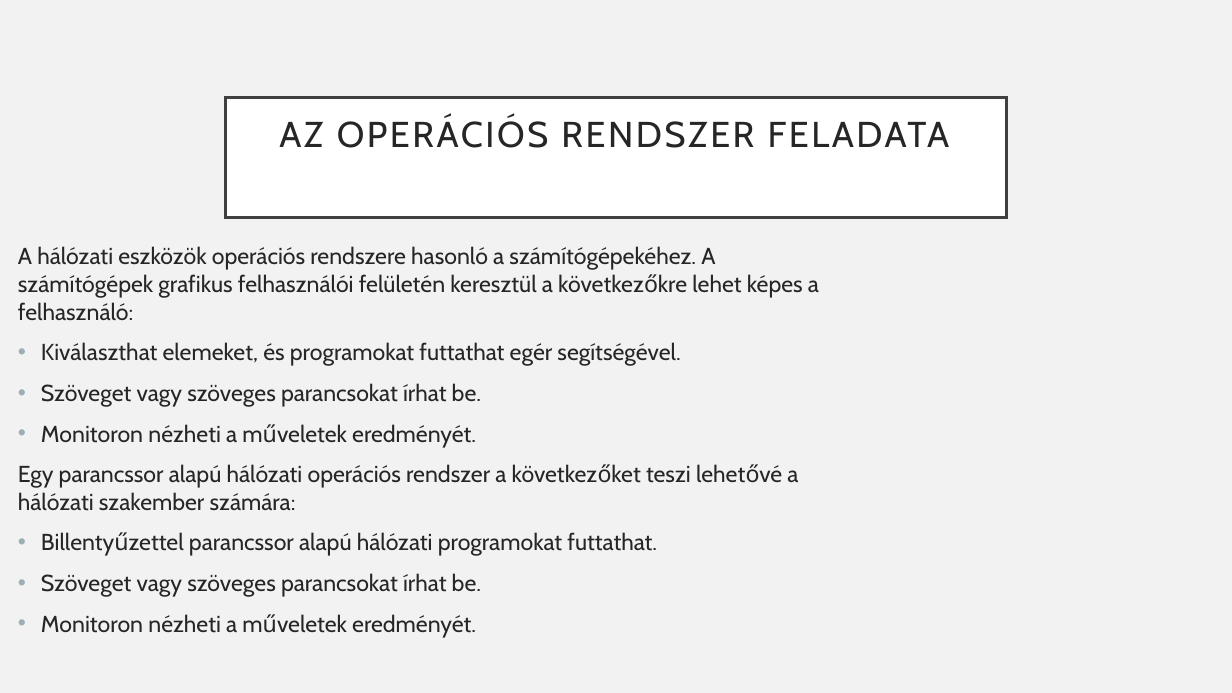
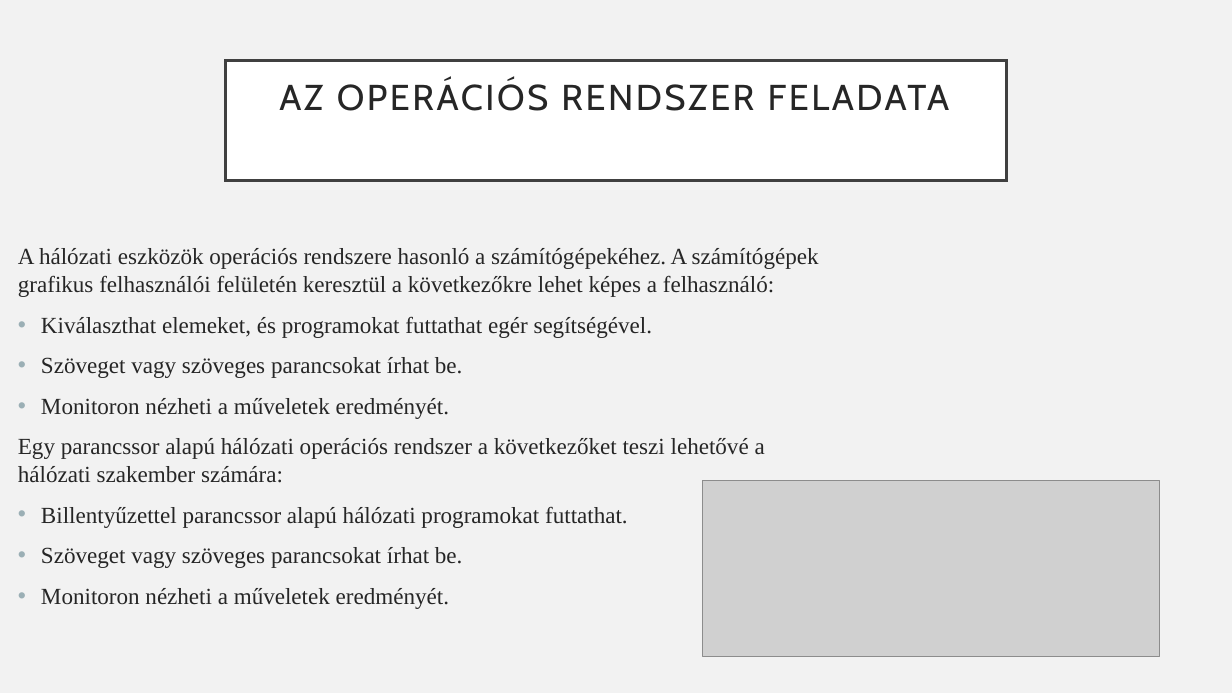
Before and after one commit to Feenc/sulishtml, a slide deck: slide 17 of cisco2.pptx. Drawn at 1232x693 pixels with LibreOffice and Linux fonts; fonts in the diff are those of the drawing; grey boxes stand for pictures. Boxes give left, top, right and bottom in pixels: in the first picture for what was removed or moved away, otherwise in the second. Text is boxed around its words. In the diff, an @@ line names an element or a change of style, - is before the commit and + after.

```diff
--- a/cisco2.pptx
+++ b/cisco2.pptx
@@ title "AZ OPERÁCIÓS RENDSZER FELADATA": place and size @@
-title "AZ OPERÁCIÓS RENDSZER FELADATA" at [226,97,1006,217]
+title "AZ OPERÁCIÓS RENDSZER FELADATA" at [226,60,1006,180]
@@ text "A hálózati eszközök operációs rendszere ..." at [18,248,819,609]: font Cabin to Times New Roman @@
@@ picture added at [703,481,1160,657] @@
```
Also in this commit, not shown: 1 other slide changed, 3 slides added, 1 slide removed, 18 other files.
